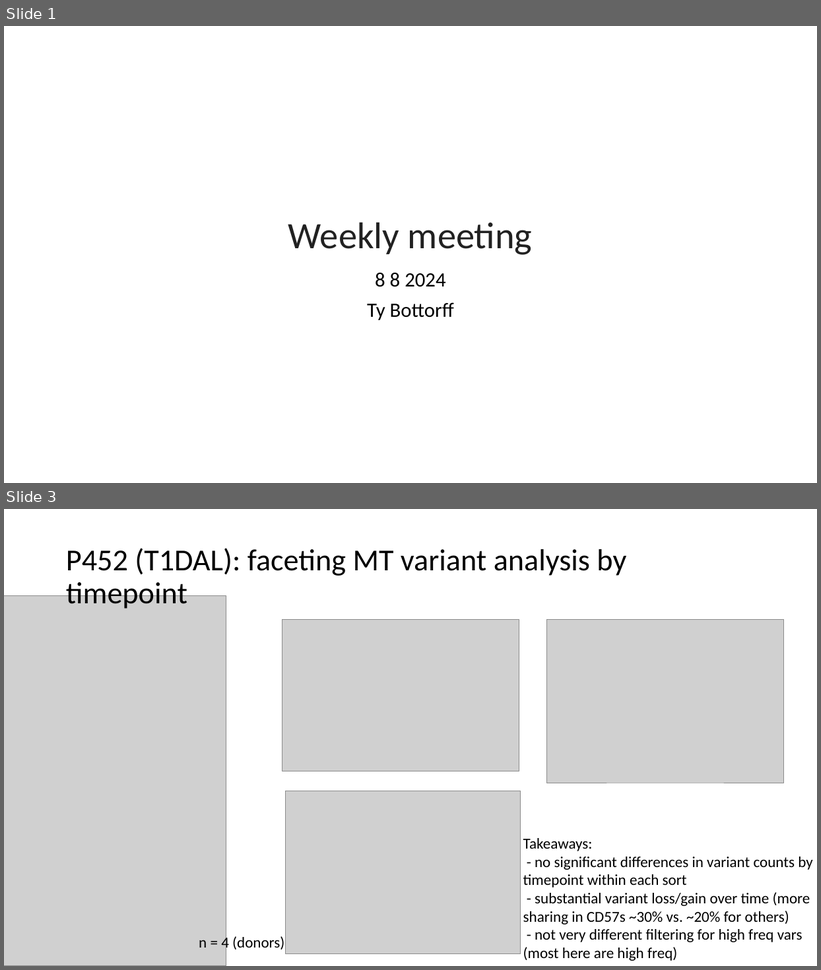
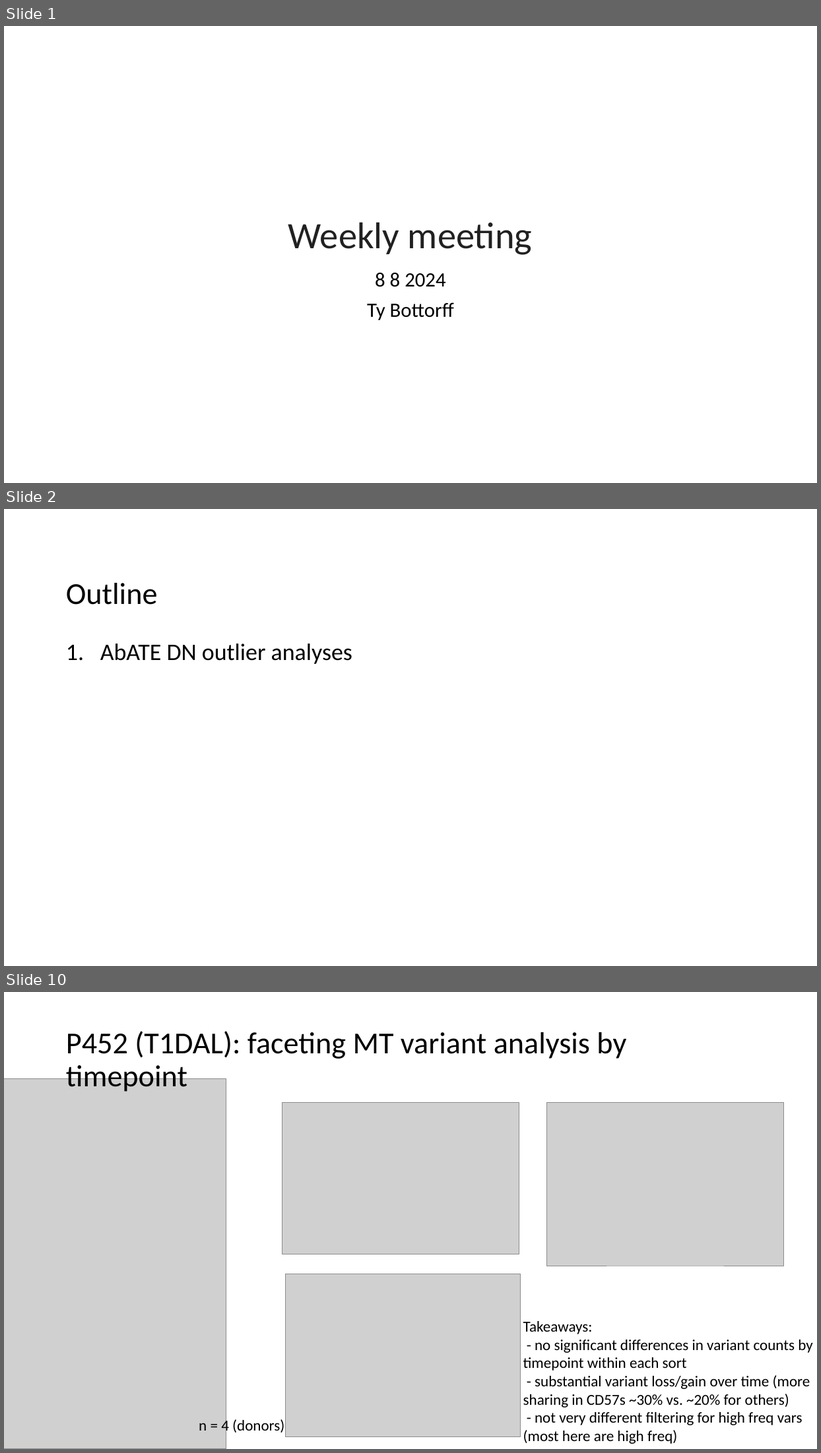
Before and after one commit to tybottorff/bottorffdocs, a slide deck: presentations/weekly_meetings/8_8_24.pptx. Shown one above the other, each under a label of ours: slides 1 and 3 before the commit, slides 1, 2 and 10 after it; the slides between them are not shown. The pictures are 821x970 and 821x1453 pixels, drawn with LibreOffice and Linux fonts; fonts in the diff are those of the drawing; grey boxes stand for pictures. Boxes give left, top, right and bottom in pixels: in the first picture for what was removed or moved away, otherwise in the second. Text is boxed around its words. In the diff, an @@ line names an element or a change of style, - is before the commit and + after.

```diff
--- a/presentations/weekly_meetings/8_8_24.pptx
+++ b/presentations/weekly_meetings/8_8_24.pptx
@@ slide 2 added at (4, 509, 817, 966), background #FFFFFF @@
@@ title added at (66, 583, 158, 605), 36 pt, text #000000 @@
+Outline
@@ text added at (100, 644, 352, 664), 28 pt, text #000000 @@
+1. AbATE DN outlier analyses
@@ what was slide 3 is now slide 10 @@
```
Also in this commit, not shown: 2 slides changed, 5 other slides added, 2 slides removed.
